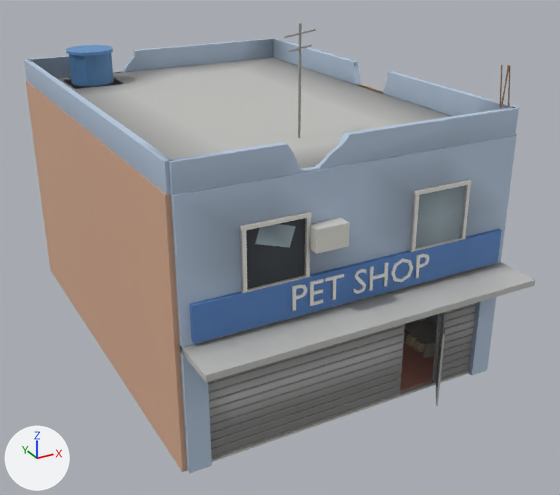
What one commit did to the glTF model jogo/assets/ruinas/sobrado_15.glb.
Before and after are seen from a 50 mm lens placed at (-8.49, -17.6, 10.58), pointed at (0.48, -1.29, 2.42). Arrows for +X, +Y and +Z are at lower left; the lights stay in place. The picture after the commit comes second. Objects named as collision shapes, trigger or cutter boxes, shadow casters or lower levels of detail are left out. Where no turn or scale is listed for an object, it has been applied to the vertices. Vertices at exactly the same position are counted once.

In view in the first picture: 'dentro', 'detalhe', 'ext', 'longe'.
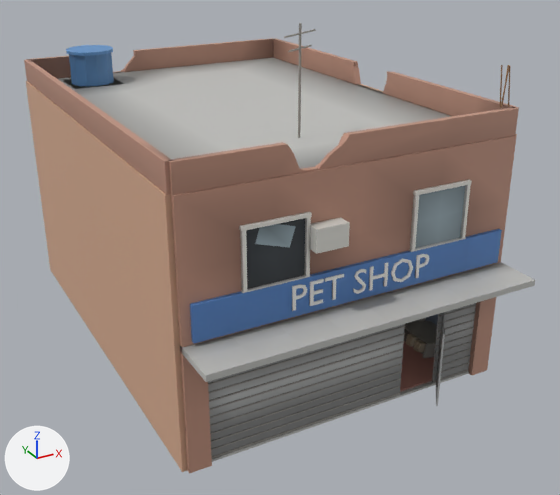
Boxes (x1, y1, x2, y2) around the edits, measured in the pictures (560 x 495 px):
part 1 of me_p_003, recoloured (darker)
    both: (69, 58, 516, 473)
part 2 of me_marquise, recoloured (darker)
    both: (24, 38, 519, 195)

Edits to the bpy script that builds the scene:
```text
Add mat_tijolo:
    mat_tijolo = bpy.data.materials.new('tijolo')
    # nodes: BsdfPrincipled, Mix, OutputMaterial, VertexColor
    # colours: beige #c49581, mixed with the vertex colours
Change me_p_003:
    where me_p_003.from_pydata(...)  # 345 vertices, 648 faces; spans x -8.11..0.11, y -5.61..5.61, z -3.0..3.0
    used by ob_ext; location = (4.0, 0.0, 3.0)
    me_p_003 part 1: all 296 faces that had it switch from mat_reboco_azul to mat_tijolo
Change me_marquise:
    where me_marquise.from_pydata(...)  # 1153 vertices, 2138 faces; spans x -4.08..4.08, y -0.6..11.68, z -2.9..3.7
    used by ob_longe; location = (0.0, -6.1, 2.9)
    me_marquise part 2: all 358 faces that had it switch from mat_reboco_azul to mat_tijolo
```
